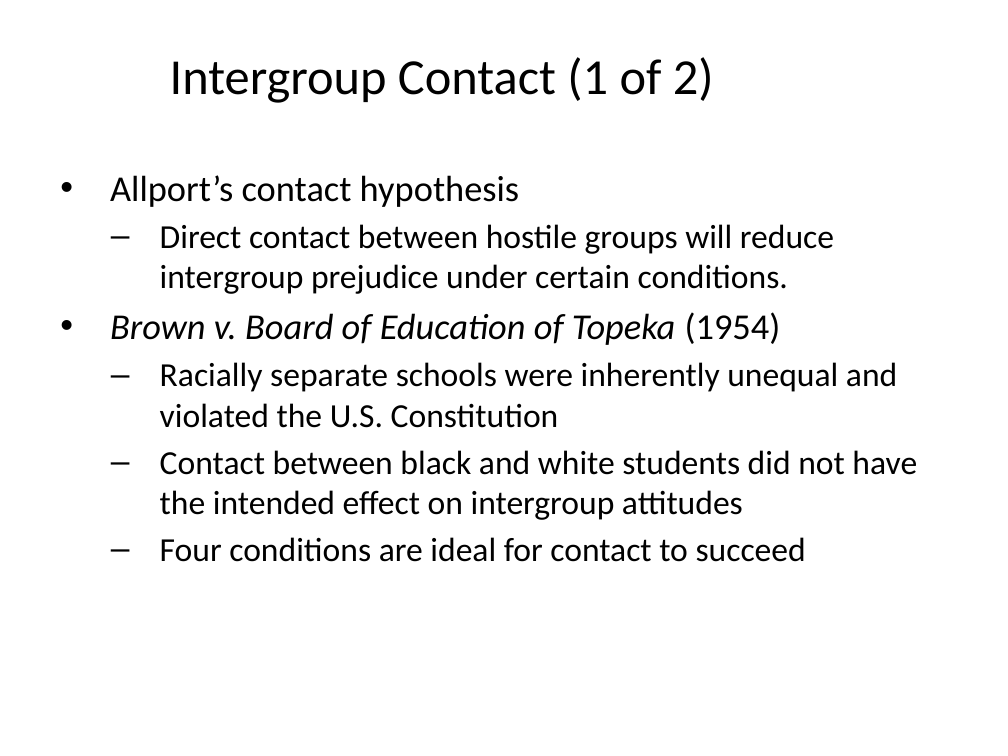
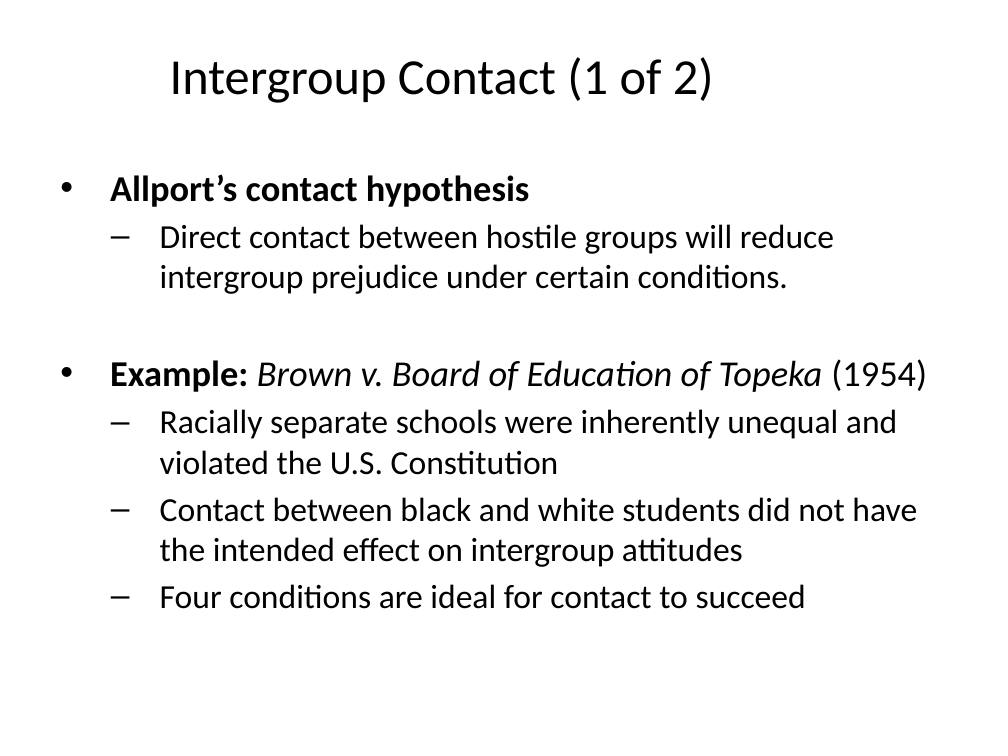
Before and after one commit to npm27/Teaching-Materials, a slide deck: slide 46 of Social Psych/Slides/6 Prejudice and Stereotypes.pptx (slide 49 before the commit). Drawn at 1008x756 pixels with LibreOffice and Linux fonts; fonts in the diff are those of the drawing. Boxes give left, top, right and bottom in pixels: in the first picture for what was removed or moved away, otherwise in the second. Text is boxed around its words. In the diff, an @@ line names an element or a change of style, - is before the commit and + after.

```diff
--- a/Social Psych/Slides/6 Prejudice and Stereotypes.pptx
+++ b/Social Psych/Slides/6 Prejudice and Stereotypes.pptx
@@ text at (110,174,530,207): bold on in "Allport’s contact hypothesis" @@
@@ text at (110,359,927,392): text changed @@
-• Brown v. Board of Education of Topeka (1954)
+• Example: Brown v. Board of Education of Topeka (1954)
```
Also in this commit, not shown: 25 other slides changed, 6 slides added, 12 slides removed, 2 other files.
